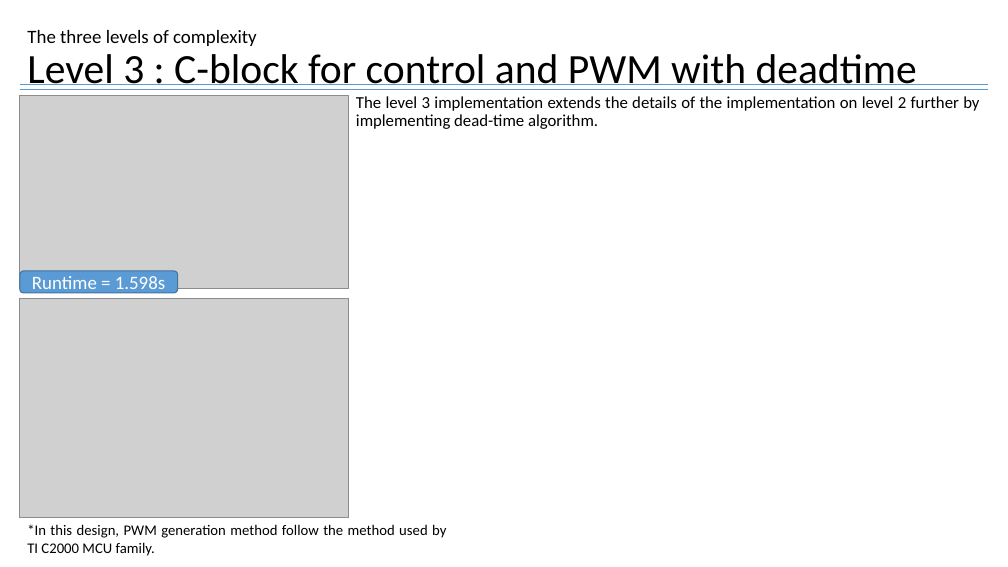
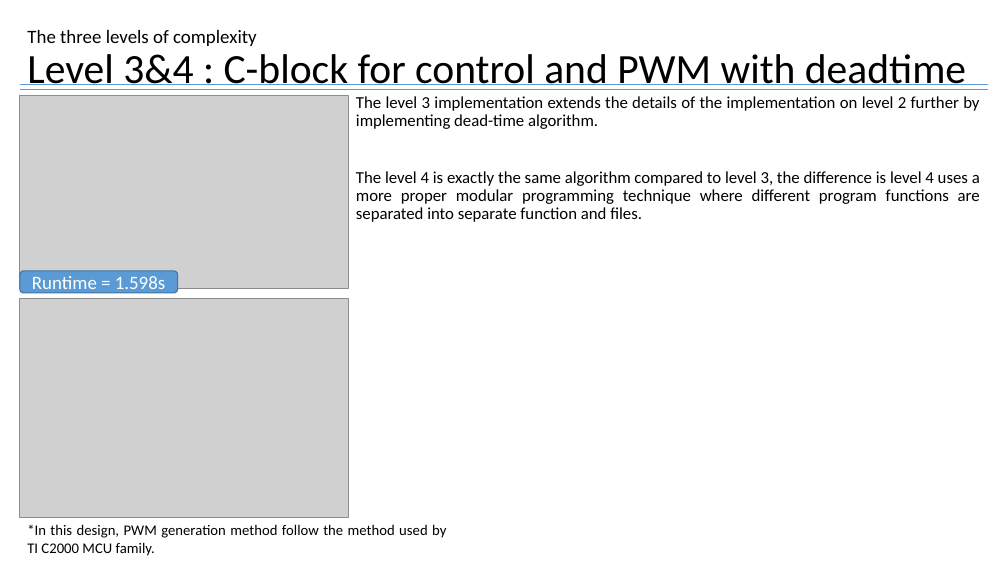
Before and after one commit to physicboy/QSPICE, a slide deck: slide 8 of PWM_example_SRbuck/Three Complexity Levels of PWM Implementation for Digital Controller Simulation.pptx. Drawn at 1008x567 pixels with LibreOffice and Linux fonts; fonts in the diff are those of the drawing; grey boxes stand for pictures. Boxes give left, top, right and bottom in pixels: in the first picture for what was removed or moved away, otherwise in the second. Text is boxed around its words. In the diff, an @@ line names an element or a change of style, - is before the commit and + after.

```diff
--- a/PWM_example_SRbuck/Three Complexity Levels of PWM Implementation for Digital Controller Simulation.pptx
+++ b/PWM_example_SRbuck/Three Complexity Levels of PWM Implementation for Digital Controller Simulation.pptx
@@ title at <box>27,30,966,90</box>: text changed @@
-The three levels of complexity
-Level 3 : C-block for control and PWM with deadtime
+The three levels of complexity
+Level 3&4 : C-block for control and PWM with deadtime
@@ text at <box>356,171,980,222</box>: paragraph added @@
+The level 4 is exactly the same algorithm compared to level 3, the difference is level 4 uses a more proper modular programming technique where different program functions are separated into separate function and files.
```
Also in this commit, not shown: 1 other slide changed, 36 other files.
